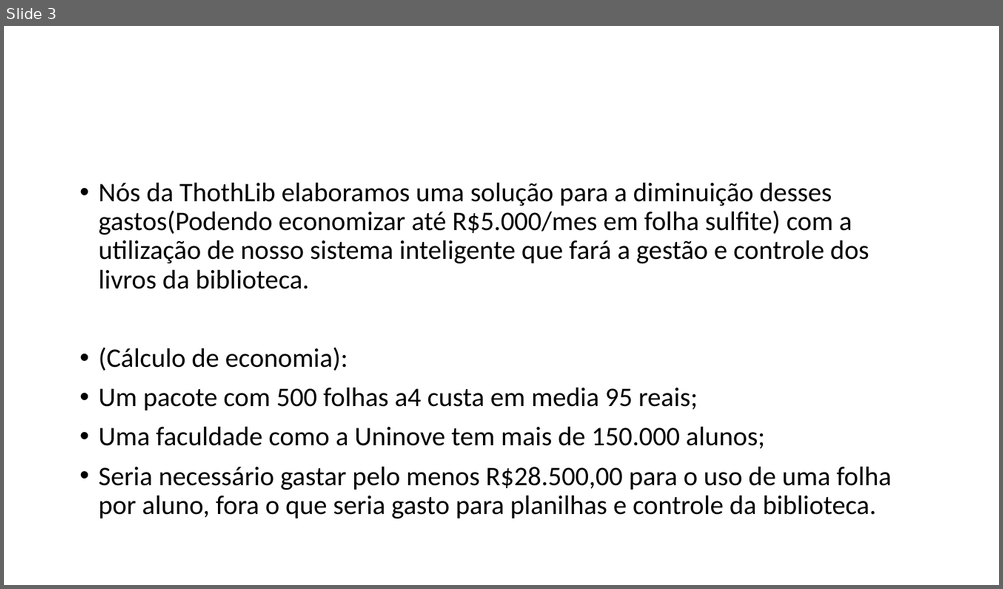
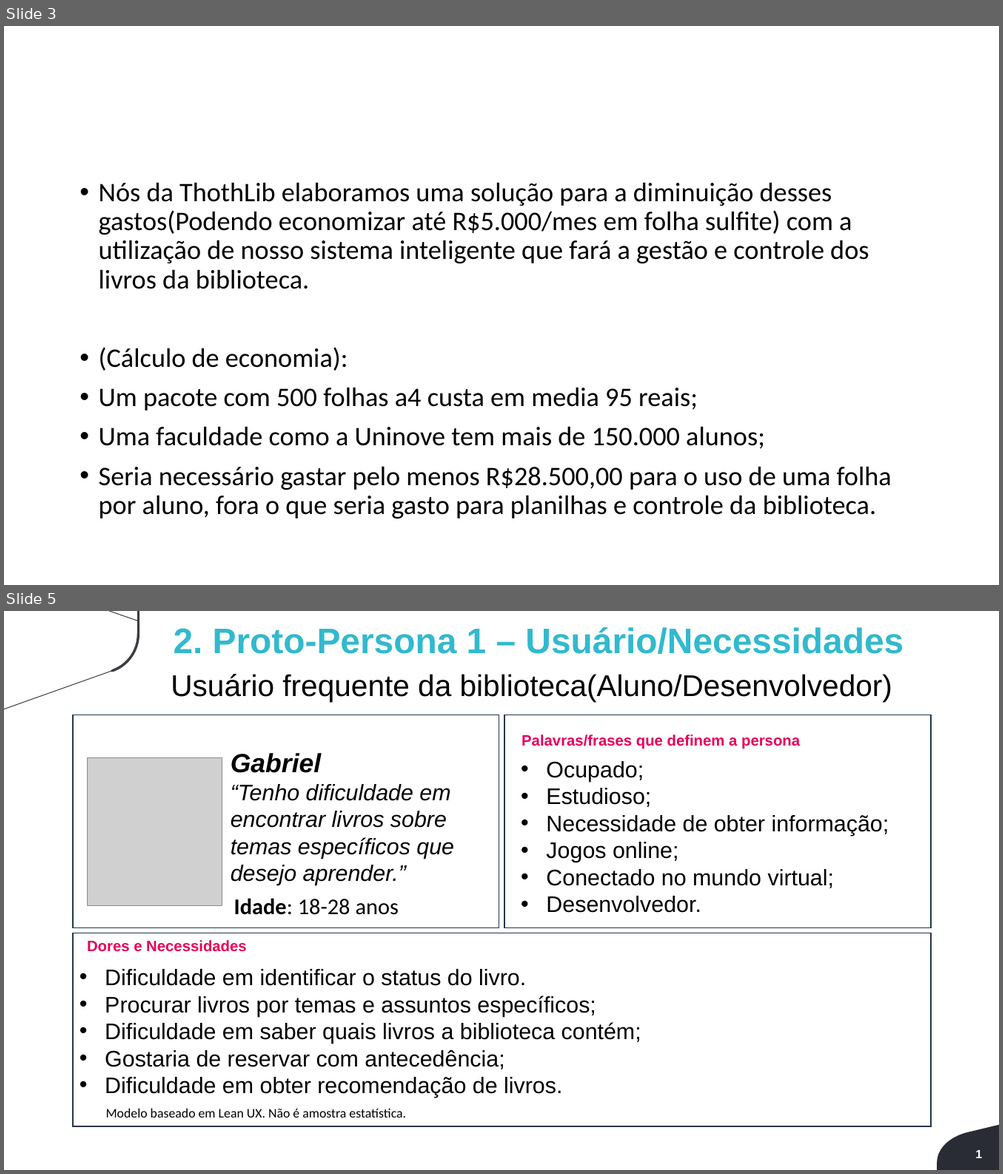
Before and after one commit to Luis-Silva80/grupo05-adsa, a slide deck: Documentação/DocsPadrao/Apresentacao-ThothLib.pptx. Shown one above the other, each under a label of ours: slide 3 before the commit, slides 3 and 5 after it; the slides between them are not shown. The pictures are 1003x589 and 1003x1174 pixels, drawn with LibreOffice and Linux fonts; fonts in the diff are those of the drawing; grey boxes stand for pictures; background and template pictures are left out. Boxes give left, top, right and bottom in pixels: in the first picture for what was removed or moved away, otherwise in the second. Text is boxed around its words. In the diff, an @@ line names an element or a change of style, - is before the commit and + after.

```diff
--- a/Documentação/DocsPadrao/Apresentacao-ThothLib.pptx
+++ b/Documentação/DocsPadrao/Apresentacao-ThothLib.pptx
@@ slide 5 added at box(4, 611, 999, 1170), background #FFFFFF @@
@@ freeform shape added at box(4, 611, 140, 709), fill #3B3D42 @@
@@ text added at box(173, 627, 903, 654), 34.2 pt, text #32B9CD, bold @@
+2. Proto-Persona 1 – Usuário/Necessidades
@@ text added at box(170, 674, 892, 702), 29 pt, text #000000 @@
+Usuário frequente da biblioteca(Aluno/Desenvolvedor)
@@ rectangle added at box(73, 715, 498, 928), outline #253746 1 pt @@
@@ rectangle added at box(505, 715, 930, 928), outline #253746 1 pt @@
@@ text added at box(521, 735, 800, 749), 14.5 pt, text #E6005A, bold @@
+Palavras/frases que definem a persona
@@ picture added at box(88, 758, 222, 906) @@
@@ text added at box(230, 753, 454, 886), 21.8 pt, text #000000, italic @@
+Gabriel
+“Tenho dificuldade em encontrar livros sobre temas específicos que desejo aprender.”
@@ text added at box(546, 761, 889, 913), 21.8 pt, text #000000 @@
+• Ocupado;
+• Estudioso;
+• Necessidade de obter informação;
+• Jogos online;
+• Conectado no mundo virtual;
+• Desenvolvedor.
@@ text added at box(234, 898, 398, 915), 21.8 pt, text #000000 @@
+Idade: 18-28 anos
@@ rectangle added at box(73, 934, 930, 1127), outline #253746 1 pt @@
@@ text added at box(87, 940, 247, 952), 14.5 pt, text #E6005A, bold @@
+Dores e Necessidades
@@ text added at box(105, 969, 641, 1098), 21.8 pt, text #000000 @@
+• Dificuldade em identificar o status do livro.
+• Procurar livros por temas e assuntos específicos;
+• Dificuldade em saber quais livros a biblioteca contém;
+• Gostaria de reservar com antecedência;
+• Dificuldade em obter recomendação de livros.
@@ text added at box(106, 1108, 406, 1118), 12.7 pt, text #000000 @@
+Modelo baseado em Lean UX. Não é amostra estatística.
@@ freeform shape added at box(936, 1125, 999, 1170), fill #292C34 @@
@@ page number added at box(887, 1147, 933, 1162), 11.4 pt, text #FFFFFF, bold @@
+5
@@ text added at box(975, 1150, 982, 1159), 11.4 pt, text #FFFFFF, bold @@
+1
```
Also in this commit, not shown: 2 other slides added, 1 slide removed, 4 other files.
